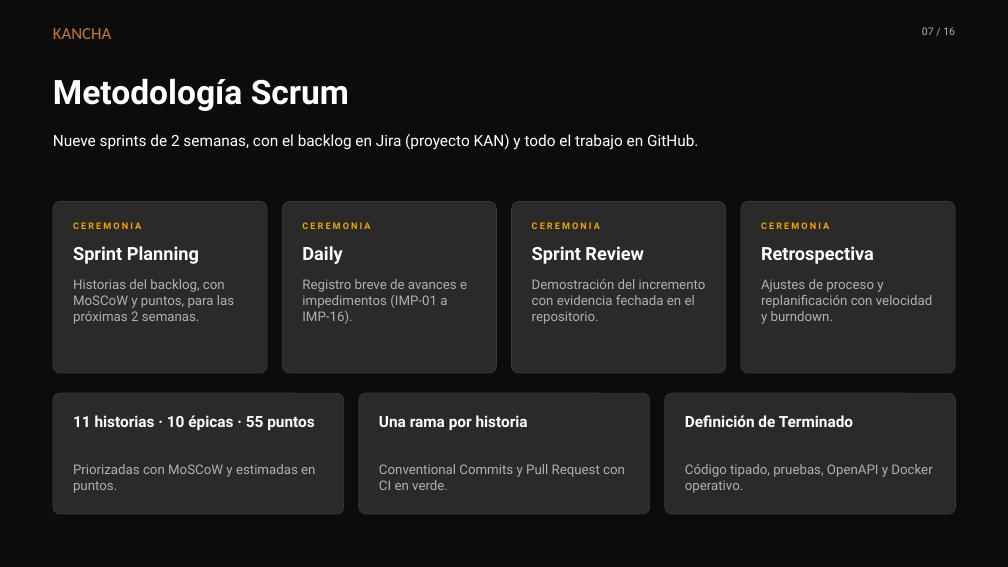
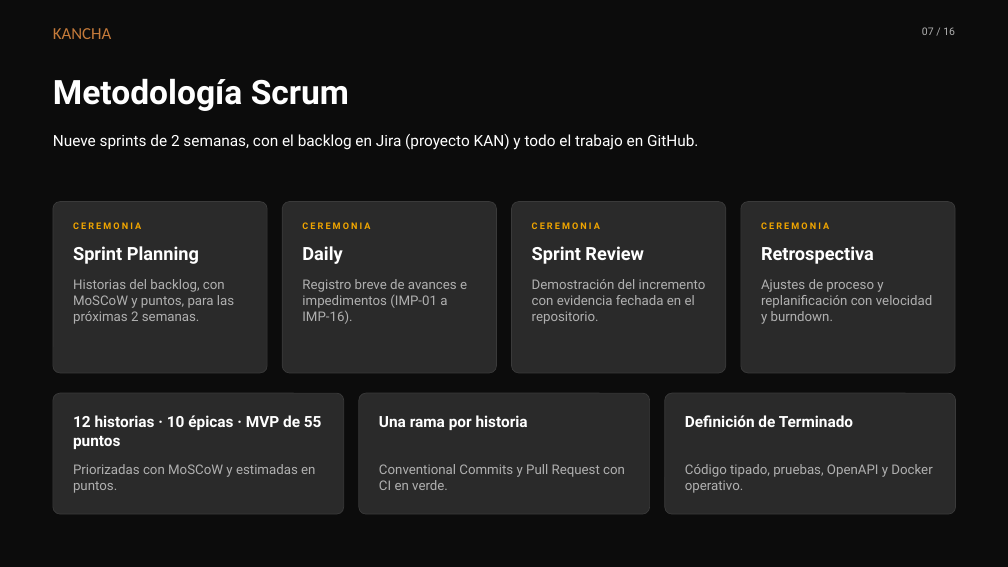
Before and after one commit to avenaaaa/KANCHA, a slide deck: slide 7 of fase-2-desarrollo/entrega/3-presentacion/Presentación Proyecto.pptx. Drawn at 1008x567 pixels with LibreOffice and Linux fonts; fonts in the diff are those of the drawing; background and template pictures are left out. Boxes give left, top, right and bottom in pixels: in the first picture for what was removed or moved away, otherwise in the second. Text is boxed around its words. In the diff, an @@ line names an element or a change of style, - is before the commit and + after.

```diff
--- a/fase-2-desarrollo/entrega/3-presentacion/Presentación Proyecto.pptx
+++ b/fase-2-desarrollo/entrega/3-presentacion/Presentación Proyecto.pptx
@@ text at (73,415,322,449): text changed @@
-11 historias · 10 épicas · 55 puntos
+12 historias · 10 épicas · MVP de 55 puntos
```
Also in this commit, not shown: 3 other slides changed, 3 other files.
